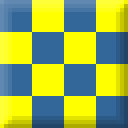
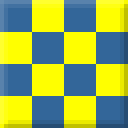
Layer changes from the first (128, 128) image to the second:
pixels changed over [0, 0, 128, 128] (layer not identified)
